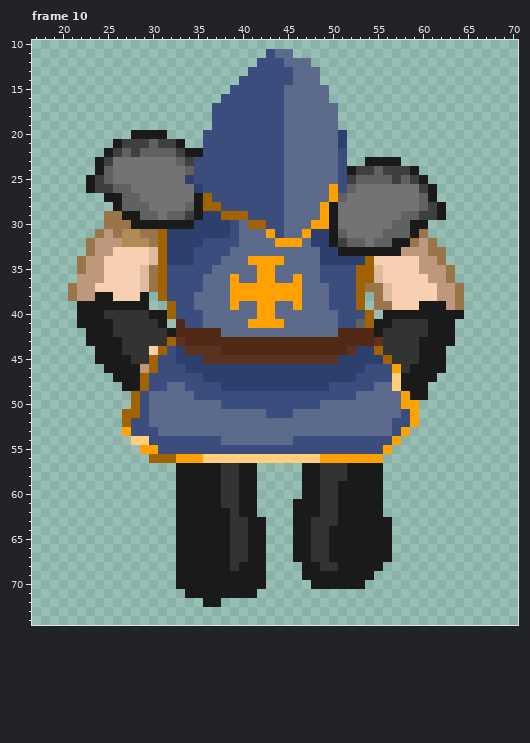
Animated GIF sprite -- ase/back.gif. The picture above is the old version.
The file is 90x90 pixels, 10 frames. Colours within 5 levels of each other are drawn and written as one. Shown: frame 10: x 17..70, y 10..74. The commit also changed other frames, which this record leaves out.
Once edited:
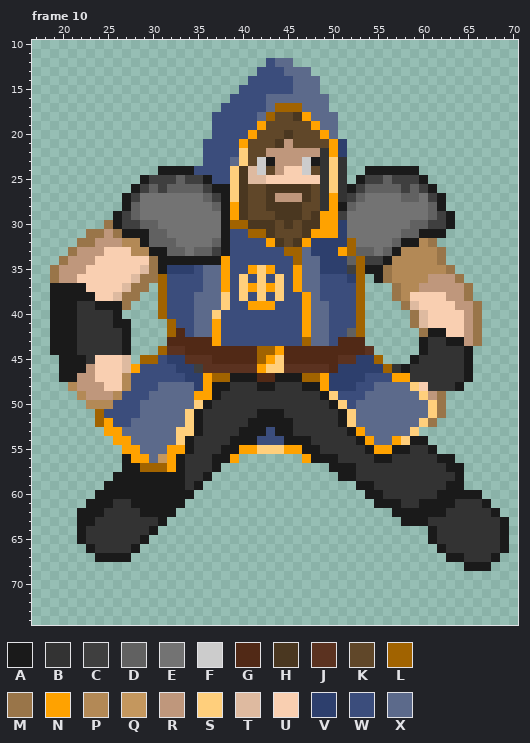
Palette (. is transparent): A #1a1a1a  B #333333  C #3f3f3f  D #616161  E #737373  F #cccccc  G #512916  H #4a3720  J #5b3220  K #604729  L #a16300  M #997549  N #ffa200  P #b38956  Q #c4975e  R #bf977c  S #ffcf7c  T #debaa0  U #f9cfb1  V #2d3f6d  W #3b4d7c  X #5c6a8b
Message: back animation & player 2
Changes in this commit:
--- frame 10
@@ x 17..70 @@
 10 ......................................................
-11 ..........................WXX.........................
-12 .........................WWWXXX.......................
-13 ........................WWWWWXXX......................
-14 .......................WWWWWWXXX......................
-15 ......................WWWWWWXXXXX.....................
-16 .....................WWWWWWWXXXXX.....................
-17 ....................WWWWWWWWXXXXXX....................
-18 ....................WWWWWWWWXXXXXX....................
-19 ....................WWWWWWWWXXXXXX....................
-20 ...........AAAA....WWWWWWWWWXXXXXXV...................
-21 .........ACCCDCCA..WWWWWWWWWXXXXXXV...................
-22 ........ACDCDDDDCAAWWWWWWWWWXXXXXXW...................
-23 .......ACEEEEEEEDCWWWWWWWWWWXXXXXXW..AAAA.............
-24 .......ADEEEEEEEEDWWWWWWWWWWXXXXXXWACCDCCCA...........
-25 ......ACDEEEEEEEEVWWWWWWWWWWXXXXXXWCDDDDCDCA..........
-26 ......ACCDDEEEEEEEVWWWWWWWWWXXXXXNWDEEEEEEECA.........
-27 ........AADDEEEEEEALWWWWWWWWXXXXXNDEEEEEEEEDA.........
-28 .........ADDDEEEEDALLWWWWWWWXXXXNAEEEEEEEEEDCA........
-29 ........MMAADDEDDCAVVLLLWWWWXXXXNAEEEEEEEDDCCA........
-30 ........MMMAAAAAAAVVVVWXLLWWXXXNNAEEEEEEDDAA..........
-31 .......MRMPPMMLVVVVVVVWXXXNWXXNVVADEEEEDDDAM..........
-32 ......MRRRPPPMLVVVVWWWWXXXXNNNXVVACDDEDDAAMRM.........
-33 ......MRRUUUUTLVVVWWWWXXXXXXXXXXVVAAAAAAARRRMM........
-34 .....MRRUUUUUTLVVVWWWXXXNNNNXXXXVVVVVLUUUUURRM........
-35 .....MRRUUUUTMLWWWWWXXXXXNNXXXXXWWWWLLTUUUURRRM.......
-36 .....RRRUUUUTMLWWWWXXXNXXNNXXNXXWWWWLLTUUUUURRM.......
-37 ....MRRUUUUUTMLWWWWXXXNNNNNNNNXXXWWWLMMTUUUUURRM......
-38 ....MRRAAUUUA.LWWWXXXXNNNNNNNNXXXWWWL.MTUUUUURRM......
-39 .....AAAAAAAA..LWWXXXXNXXNNXXNXXXWWWL.MMUUUAAARM......
-40 .....AAABBBBBAALWWWXXXXXXNNXXXXXXXWWWL.AAAAAAAAA......
-41 .....AAAABBBBBA.GWWXXXXXNNNNXXXXXXWWDLAABBBBAAA.......
-42 ......AAABBBBBBAGGGGGXXXXXXXXXXXXXGGGGABBBBBAAA.......
-43 ......AAAABBBBBLJGGGGGGGGGGGGGGGGGGGGGJBBBBAAAA.......
-44 .......AAABBBULWVJJJJGGGGGGGGGGGGGGJVVLBBBBAAA........
-45 .......AAAABBLWWVVVJJJJJJJJJJJJJJJVVVVVLBBBAAA........
-46 ........AAAARLWWWVVVVVVVVVVVVVVVVVVVVWWWNBAAAA........
-47 .........AAALWWWWWWVVVVVVVVVVVVVVVVVWWWWSAAAA.........
-48 ..........AALWWXXWWWWVVVVVVVVVVVVWWWWWXXSAAA..........
-49 ...........LWXXXXXWWWWWWWWWWWWWWWWWWXXXXXNAA..........
-50 ...........LWXXXXXXXXWWWWWWWWWWWXXXXXXXXXNN...........
-51 ..........LLWXXXXXXXXXXXXXWWWXXXXXXXXXXXXWN...........
-52 ..........LWWXXXXXXXXXXXXXXXXXXXXXXXXXXXWWN...........
-53 ..........NWWWXXXXXXXXXXXXXXXXXXXXXXXXXXWN............
-54 ...........SSWWWWWWWWXXXXXXXXWWWWWWWWWWWN.............
-55 ............NNWWWWWWWWWWWWWWWWWWWWWWWWWN..............
-56 .............LLLNNNSSSSSSSSSSSSSNNNNNNN...............
-57 ................AAAAABBAA.....AABBBAAAA...............
-58 ................AAAAABBAA.....AABBBAAAA...............
-59 ................AAAAABBAA.....AABBAAAAA...............
-60 ................AAAAABBAA.....AABBAAAAA...............
-61 ................AAAAABBAA....AAABBAAAAA...............
-62 ................AAAAAABAA....AAABBAAAAA...............
-63 ................AAAAAABBAA...AABBBAAAAAA..............
-64 ................AAAAAABBAA...AABBAAAAAAA..............
-65 ................AAAAAABBAA...AABBAAAAAAA..............
-66 ................AAAAAABBAA...AABBAAAAAAA..............
-67 ................AAAAAABBAA...AABBAAAAAAA..............
-68 ................AAAAAABAAA....AABBAAAAA...............
-69 ................AAAAAAAAAA....AAAAAAAA................
-70 ................AAAAAAAAAA.....AAAAAA.................
-71 .................AAAAAAAA.............................
-72 ...................AA.................................
+11 ......................................................
+12 ..........................WXX.........................
+13 .........................WWWXXX.......................
+14 ........................WWWWWXXX......................
+15 .......................WWWWWWXXX......................
+16 ......................WWWWXXXXXXX.....................
+17 .....................WWWWWXLLLXXX.....................
+18 ....................WWWWWXLKKHNXXX....................
+19 ....................WWWWWNKKKKKNXX....................
+20 ....................WWWWNKKKHKKKNX....................
+21 ...................WWWWNKKKHRKKKKNV...................
+22 ...................WWWWSKKRRRRRRBNV...................
+23 ...................WWWXSKFARRRFABSB...................
+24 ..............AAAAWWWWSHTFKRUUFKBSB..AAAAAA...........
+25 ............ACCCDCCAWWSHTTUUUUUUBSB.ACCDCCCA..........
+26 ...........ACDCDDDDCAASHKKHHHHHKBSBACDDDDCDCA.........
+27 ..........ACEEEEEEEDCASHKKHRRRHKBNBCDEEEEDDECA........
+28 ..........ADEEEEEEEEDANHKKHHHHKKBNADEEEEEEEEDA........
+29 .........ACDEEEEEEEEEANHKKKHHHKHNNCEEEEEEEEEDCA.......
+30 ........MACCDDEEEEEEEALLHHHKHKHHNNVEEEEEEEDDCCA.......
+31 ......MMRMAAADDEEEEEEAWWLLHKKKHNNNVEEEEEEDDAAA........
+32 .....MMRRRPPADDDEEEEDAWWWWNHKHNVVVVLEEEEDAAPM.........
+33 ....MRRRUUUPPAADDEDDCAWWWWWWLLXVVVNLDDEDAPPPPM........
+34 ...MRRRUUUUUUMAAAAAAANWWWWWWWLXXVVVDLCCAPPPPPM........
+35 ..MRRRUUUUUUTMAVVVWXXNWWNSNWWNXXVVVCLAAMPPPPPPM.......
+36 ..MRRUUUUUUTMMLWWWWXXNWSWSWSWNXXWWWVL.AMPPPPRRRM......
+37 ..AAAAUUUUTMM.LWWWWXXNWSNSNSWNXXWWWWL...MPPRRRRRM.....
+38 ..AAAAAUUTMM..LWWWXXXSWSWSWSWWNXWWWWL...MPUUUURRM.....
+39 ..AAABBAAAM...LWWWXXXSWWNNNWWWNXXWWWL....MTUUUURRM....
+40 ..AAABBBBA....LWWWXXSWWWWWWWWWNXXWWWL.....MTUUUURM....
+41 ..AAABBBBAA....LWWXXNWWWWWWWWWNXXWWWL.....MTUUUURM....
+42 ..AAABBBBBA....LGWXXNWWWWWWWWWNXXWWDL......MAAUURM....
+43 ..AAABBBBBA....GGGGGNWWWWWWWWWLXXWGGG......ABBAARM....
+44 ..AAABBBBBA...LJJGGGGGGGGLLNGGGGGGGGGJ.....ABBBBA.....
+45 ...AAABUUUT.LLWVVJJJGGGGGLNSGGGGGGJJVVL...ABBBBBA.....
+46 ...AAARUUUTNWWWWVVCJJJJJJNSSJJJJJGVVVVVLBABBBBBBA.....
+47 ...AARRUUUPWWWWWWVVNLLAAAGGAAALLNVVVVWWWNNBBBBBBA.....
+48 ....PRRRUUPWWWXXXXVNAABBBAABBBAANVVVWWXXXXSUBBBA......
+49 .....PRRRPWWWXXXXXNNABBBBBBBBBBBASWWWXXXXXXSRM........
+50 ......PPPWWWXXXXXXSABBBBBBBBBBBBBASWXXXXXXXXSM........
+51 .......LWWWWXXXXXSABBBBBBAAABBBBBBASXXXXXXXXSM........
+52 .......LNWWXXXXXXSABBBBBAAAAABBBBBASXXXXXXXSM.........
+53 ........NNXXXXXXSSABBBBAAAWAABBBBBBANXXXXXS...........
+54 .........NNXXXXXSABBBBAAAWWWAAABBBBBANXXNSAA..........
+55 ..........NNXXXNNABBBAANNSSSNNAABBBBBANNAABBA.........
+56 ..........ANNXQNABBBAAN.......NAAABBBBAABBBBBAA.......
+57 ..........AALLLNABBBA............AAABBBBBBBBBBAA......
+58 .........AAAAAAAABBA..............AABBBBBBBBBBBA......
+59 ........AAAAAAAAABA.................AABBBBBBBBAA......
+60 .......AAAAAAAAAAA...................AABBBBBBAAAAA....
+61 ......AAABBAAAAAA.....................AAABBAAAABBBA...
+62 .....AAABBBBAAAA........................AAAAAABBBBBA..
+63 .....AABBBBBBBA..........................AAABBBBBBBBA.
+64 .....ABBBBBBBA..............................ABBBBBBBA.
+65 .....ABBBBBBA...............................ABBBBBBBA.
+66 ......ABBBBA.................................ABBBBBBA.
+67 .......AAAA...................................AABBBA..
+68 ................................................AAA...
+69 ......................................................
+70 ......................................................
+71 ......................................................
+72 ......................................................
 73 ......................................................
Changed places in both pictures, as pixel boxes (x1, y1, x2, y2):
changed: (50, 49, 509, 607)
